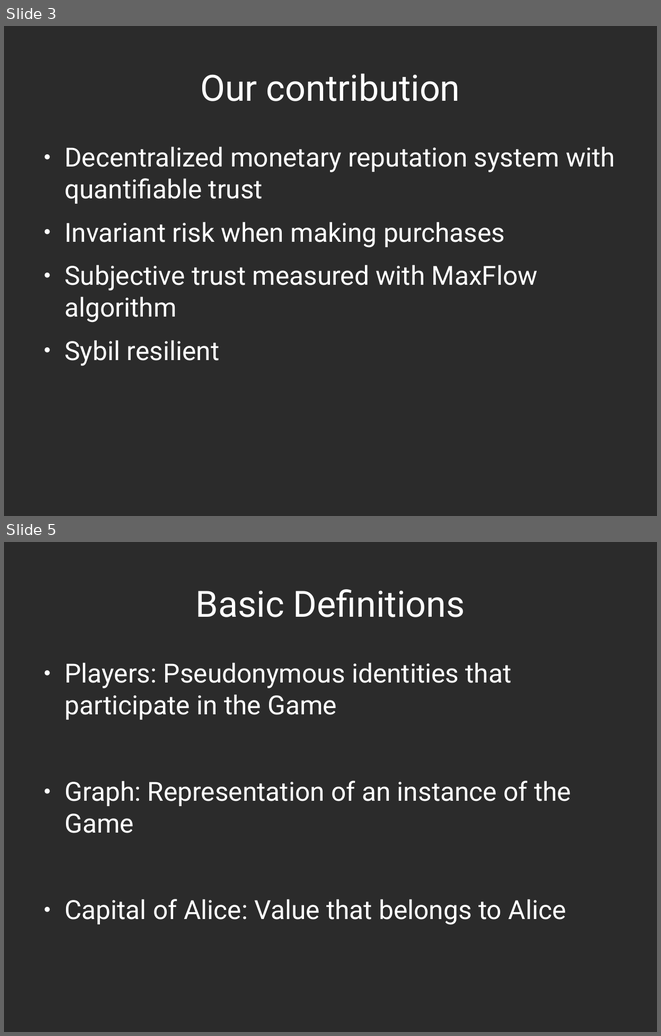
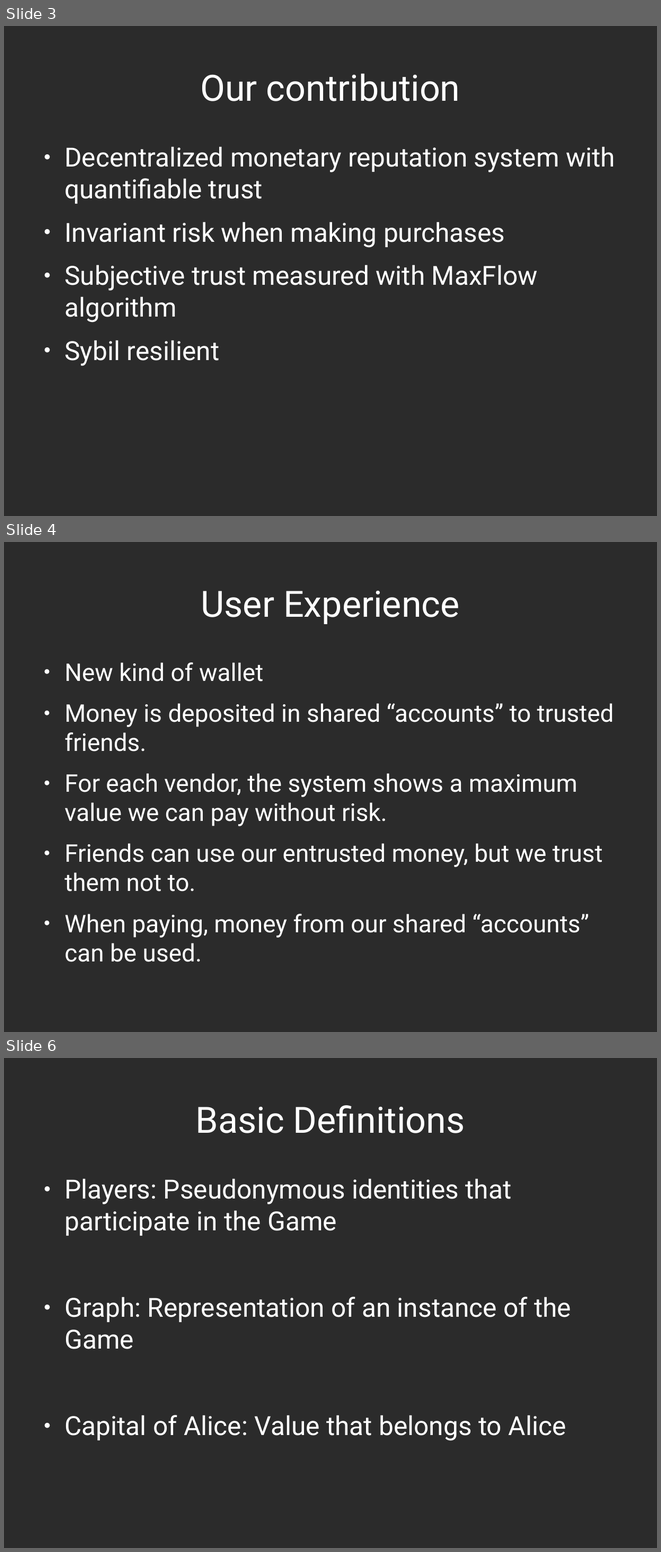
Before and after one commit to decrypto-org/TrustIsRisk, a slide deck: presentations/AtheCrypt10-1-2017/AtheCrypt10-1-2017.odp. Shown one above the other, each under a label of ours: slides 3 and 5 before the commit, slides 3, 4 and 6 after it; the slides between them are not shown. The pictures are 661x1036 and 661x1552 pixels, drawn with LibreOffice and Linux fonts; fonts in the diff are those of the drawing; background and template pictures are left out; a plain dark background stands for a picture behind light text. Boxes give left, top, right and bottom in pixels: in the first picture for what was removed or moved away, otherwise in the second. Text is boxed around its words. In the diff, an @@ line names an element or a change of style, - is before the commit and + after.

```diff
--- a/presentations/AtheCrypt10-1-2017/AtheCrypt10-1-2017.odp
+++ b/presentations/AtheCrypt10-1-2017/AtheCrypt10-1-2017.odp
@@ slide 4 added at bbox=[4, 542, 657, 1032], background picture (left out) @@
@@ title added at bbox=[201, 590, 460, 624], 44 pt, text #FFFFFF @@
+User Experience
@@ text added at bbox=[64, 662, 614, 937], 29.6 pt, text #FFFFFF @@
+● New kind of wallet
+● Money is deposited in shared “accounts” to trusted friends.
+● For each vendor, the system shows a maximum value we can pay without risk.
+● Friends can use our entrusted money, but we trust them not to.
+● When paying, money from our shared “accounts” can be used.
@@ what was slide 5 is now slide 6 @@
```
Also in this commit, not shown: 9 slides changed, 1 other slide added, 3 other files.
